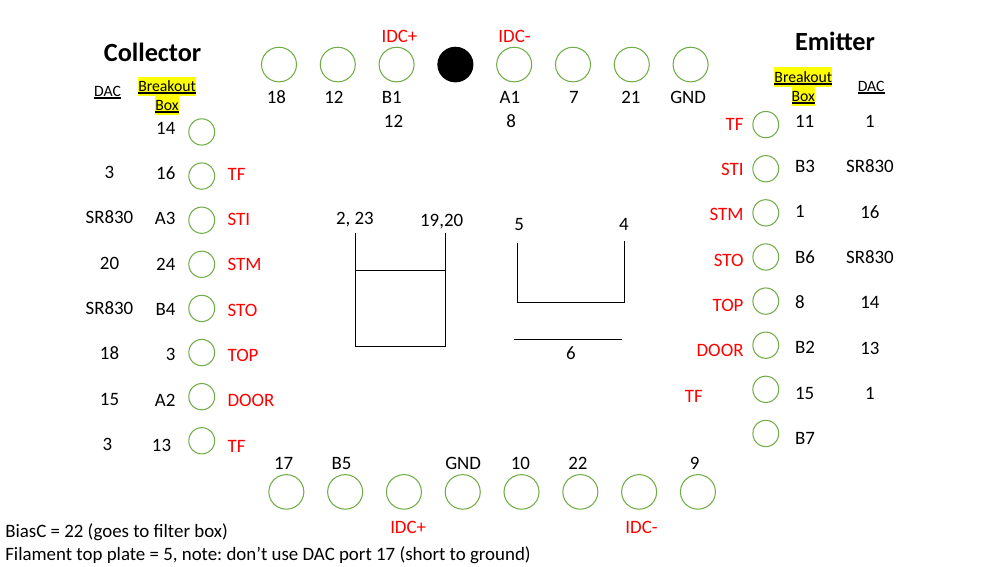
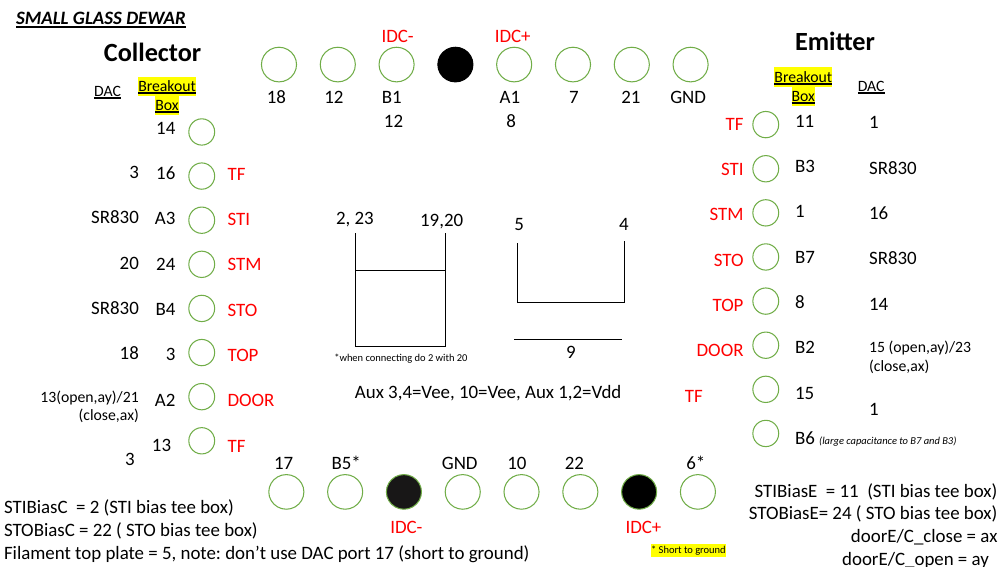
Before and after one commit to eelyon/LyonLabCodebase, a slide deck: slide 2 of matlabMeas/TiffanyMeasurementFunctions/IDC/ConnectionLayout.pptx (slide 1 before the commit). Drawn at 1008x567 pixels with LibreOffice and Linux fonts; fonts in the diff are those of the drawing. Boxes give left, top, right and bottom in pixels: in the first picture for what was removed or moved away, otherwise in the second. Text is boxed around its words. In the diff, an @@ line names an element or a change of style, - is before the commit and + after.

```diff
--- a/matlabMeas/TiffanyMeasurementFunctions/IDC/ConnectionLayout.pptx
+++ b/matlabMeas/TiffanyMeasurementFunctions/IDC/ConnectionLayout.pptx
@@ text added at box(16, 11, 185, 28), 18 pt, text #000000, bold, italic, underline @@
+SMALL GLASS DEWAR
@@ text at box(382, 29, 531, 47): text changed @@
-IDC+ IDC-
+IDC- IDC+
@@ text "3": place and size @@
-text "3" at box(86, 165, 134, 450)
+text "3" at box(40, 165, 139, 465)
@@ text "1": place and size @@
-text "1" at box(846, 115, 894, 399)
+text "1" at box(869, 116, 972, 415)
@@ text at box(869, 116, 917, 415): alignment centre to left @@
@@ text at box(91, 165, 139, 465): alignment centre to right @@
@@ text at box(795, 251, 815, 263): text changed @@
-B6
+B7
@@ text added at box(334, 353, 468, 363), 10 pt, text #000000 @@
+*when connecting do 2 with 20
@@ text at box(566, 345, 576, 358): text changed @@
-6
+9
@@ text at box(869, 340, 972, 373): text changed; size 18 to 15 pt @@
-13
+15 (open,ay)/23 (close,ax)
@@ text added at box(355, 385, 621, 401), 18 pt, text #000000 @@
+Aux 3,4=Vee, 10=Vee, Aux 1,2=Vdd
@@ text at box(40, 390, 139, 422): text changed; size 18 to 15 pt @@
-15
+13(open,ay)/21
+(close,ax)
@@ text at box(795, 431, 956, 446): text changed; size 18 to 10 pt; italic on @@
-B7
+B6 (large capacitance to B7 and B3)
@@ text at box(274, 455, 705, 469): text changed @@
-17 B5 GND 10 22 9
+17 B5* GND 10 22 6*
@@ ellipse at box(386, 475, 421, 510): fill #FFFFFF to #181717 @@
@@ ellipse at box(622, 475, 656, 510): fill #FFFFFF to #000000 @@
@@ text "STIBiasC = 2 (STI bias ...": place and size @@
-text "STIBiasC = 2 (STI bias ..." at box(5, 523, 531, 564)
+text "STIBiasC = 2 (STI bias ..." at box(4, 499, 530, 563)
@@ text at box(4, 499, 257, 539): text changed @@
-BiasC = 22 (goes to filter box)
+STIBiasC = 2 (STI bias tee box)
+STOBiasC = 22 ( STO bias tee box)
@@ text added at box(749, 483, 997, 567), 18 pt, text #000000 @@
+STIBiasE = 11 (STI bias tee box)
+STOBiasE= 24 ( STO bias tee box)
+doorE/C_close = ax
+doorE/C_open = ay
@@ text at box(390, 520, 662, 533): text changed @@
-IDC+ IDC-
+IDC- IDC+
@@ text added at box(659, 545, 725, 555), 10 pt, text #000000 @@
+* Short to ground
```
Also in this commit, not shown: 2 slides added, 6 other files.
